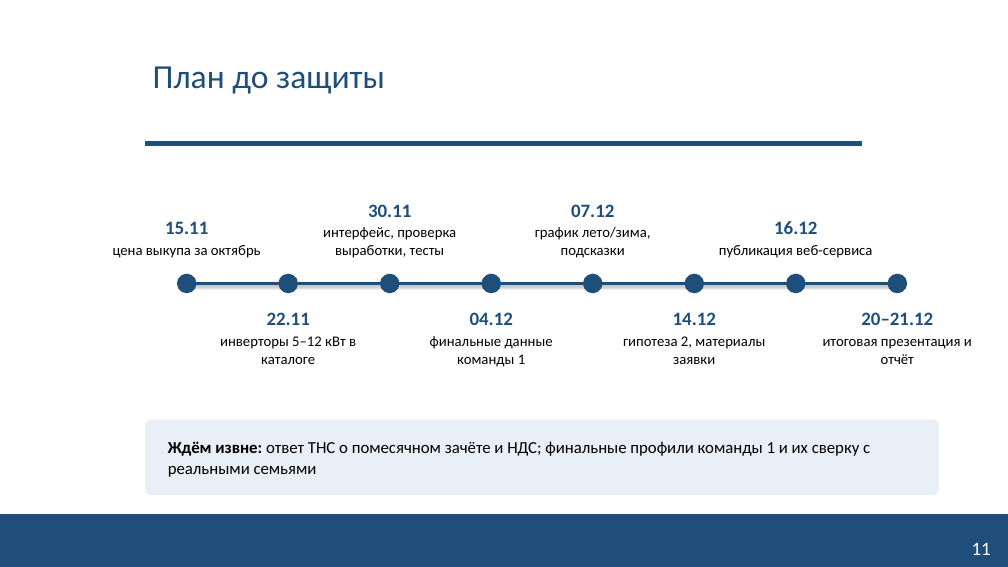
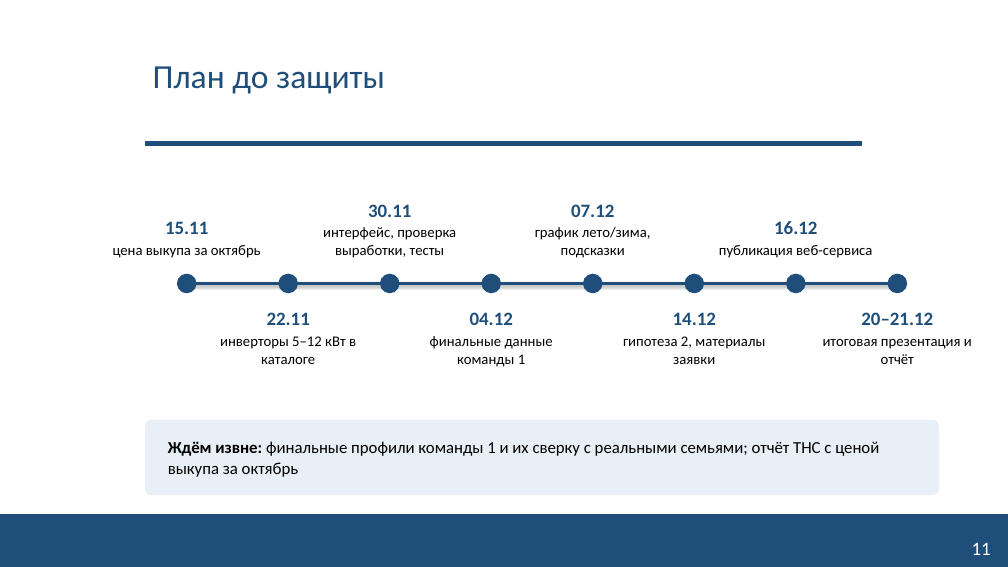
Before and after one commit to NeK0ban/SunCount, a slide deck: slide 11 of reports/SunCount_interim_talk.pptx. Drawn at 1008x567 pixels with LibreOffice and Linux fonts; fonts in the diff are those of the drawing; background and template pictures are left out. Boxes give left, top, right and bottom in pixels: in the first picture for what was removed or moved away, otherwise in the second. Text is boxed around its words. In the diff, an @@ line names an element or a change of style, - is before the commit and + after.

```diff
--- a/reports/SunCount_interim_talk.pptx
+++ b/reports/SunCount_interim_talk.pptx
@@ text at bbox=[168, 441, 879, 477]: text changed @@
-Ждём извне: ответ ТНС о помесячном зачёте и НДС; финальные профили команды 1 и их сверку с реальными семьями
+Ждём извне: финальные профили команды 1 и их сверку с реальными семьями; отчёт ТНС с ценой выкупа за октябрь
```
Also in this commit, not shown: 5 other slides changed, 20 other files.
